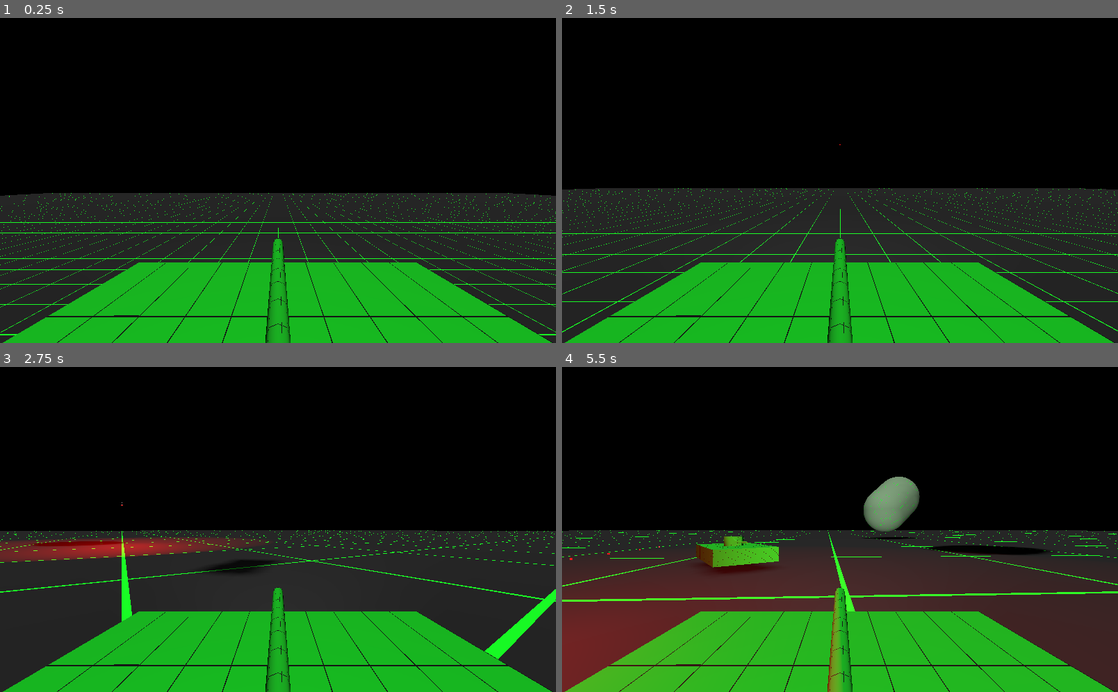
Above: before the commit, frames 1-4 (two rows, left to right).
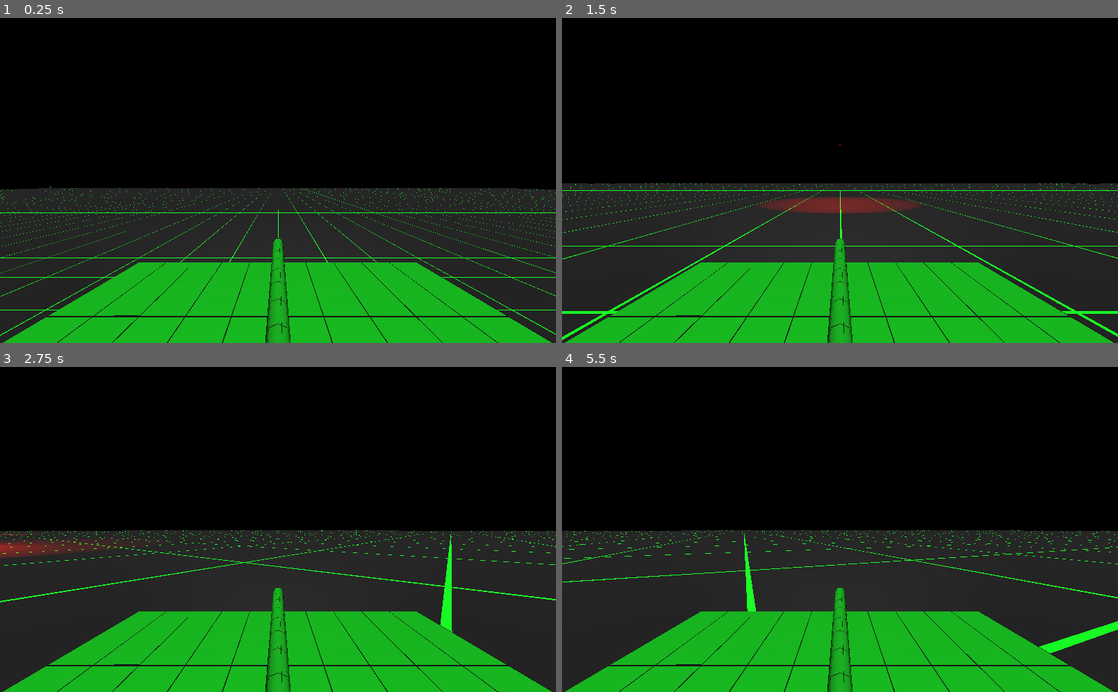
Above: after the commit, the same moments.

Repository: Kromey/spectre
Game: Godot game, scene res://Main.tscn
Two runs of this game, one before a commit and one after it. Both use one fixed random seed, a clock stepped at 60 frames per second and the inputs below.
Inputs:
- Up to frame 1 (0.25 s): no input
- Up to frame 2 (1.5 s): hold D (movement_right) 0.53-1.28 s; hold Space (action_shoot) 0.53-1.28 s; hold S (movement_backward) from 1.28 s (still down); tap Space (action_shoot) at 1.35 s
- Up to frame 3 (2.75 s): release S (movement_backward) at 2.03 s; hold D (movement_right) from 2.03 s (still down); hold Space (action_shoot) from 2.03 s (still down)
- Up to frame 4 (5.5 s): release D (movement_right) at 2.78 s; release Space (action_shoot) at 2.78 s; hold W (movement_forward) 2.78-3.53 s; tap Space (action_shoot) at 2.85, 4.35 s; hold Space (action_shoot) 3.53-4.28 s; hold A (movement_left) 3.53-5.03 s; hold S (movement_backward) from 5.03 s (still down); hold Space (action_shoot) from 5.03 s (still down)

The runs differ from the first frame. In frame 1, 4.0% of the frame differs, in the area x 0-100%, y 51-98%; in frame 2, 5.1%; in frame 3, 4.6%; in frame 4, 24%, in the area x 0-100%, y 33-100%.

Commit message:
Spawn tanks from script
Main scene now spawns player and 20 enemy tanks, the latter in random points in the corners of the board

Diff:
--- a/Main.gd
+++ b/Main.gd
@@ -1,14 +1,38 @@
 extends Spatial
 
-var PillBomb = load("res://PillBomb.tscn")
+#const PillBomb = preload("res://PillBomb.tscn")
+const PlayerTank = preload("res://tanks/PlayerTank.tscn")
+const AITank = preload("res://tanks/AITank.tscn")
 
 
 # Called when the node enters the scene tree for the first time.
 func _ready():
-	var _e = $PlayerTank.connect("dead", self, "player_death")
+	var player = PlayerTank.instance()
+	player.translate(Vector3.UP * 3.0)
+	player.add_to_group("player")
+	add_child(player)
+	var _e = player.connect("dead", self, "player_death")
 
-func respawn():
-	self.add_child(PillBomb.instance())
+	var rng = RandomNumberGenerator.new()
+	rng.randomize()
+
+	for _i in 20:
+		var x = rng.randf_range(75, 90)
+		var z = rng.randf_range(75, 90)
+
+		if rng.randi_range(0, 1) == 1:
+			x = -x
+		if rng.randi_range(0, 1) == 1:
+			z = -z
+
+		var tank = AITank.instance()
+		tank.translate(Vector3(x, 1, z))
+		tank.add_to_group("enemies")
+		add_child(tank)
+		_e = tank.connect("dead", self, "tank_death")
 
 func player_death():
 	print("Player died!")
+
+func tank_death():
+	print("Enemy tank died!")
--- a/Main.tscn
+++ b/Main.tscn
@@ -1,9 +1,7 @@
-[gd_scene load_steps=10 format=2]
+[gd_scene load_steps=8 format=2]
 
 [ext_resource path="res://grid.shader" type="Shader" id=1]
-[ext_resource path="res://tanks/AITank.tscn" type="PackedScene" id=2]
 [ext_resource path="res://Main.gd" type="Script" id=3]
-[ext_resource path="res://tanks/PlayerTank.tscn" type="PackedScene" id=4]
 
 [sub_resource type="PhysicsMaterial" id=1]
 bounce = 1.0
@@ -46,19 +44,5 @@
 transform = Transform( 1, 0, 0, 0, -4.37114e-08, 1, 0, -1, -4.37114e-08, 0, 10, 0 )
 shadow_enabled = true
 
-[node name="RespawnTimer" type="Timer" parent="."]
-wait_time = 2.5
-autostart = true
-
-[node name="AITank" parent="." instance=ExtResource( 2 )]
-transform = Transform( -0.664252, 0, 0.747508, 0, 1, 0, -0.747508, 0, -0.664252, 1.13256, 10.6767, 1.86926 )
-
-[node name="PlayerTank" parent="." groups=[
-"player",
-] instance=ExtResource( 4 )]
-transform = Transform( 1, 0, 0, 0, 1, 0, 0, 0, 1, 0, 5.28594, 4.25671 )
-
 [node name="Camera" type="Camera" parent="."]
 transform = Transform( 1, 0, 0, 0, 0.707107, 0.707107, 0, -0.707107, 0.707107, 0, 8, 12 )
-
-[connection signal="timeout" from="RespawnTimer" to="." method="respawn"]
--- a/tanks/PlayerTank.gd
+++ b/tanks/PlayerTank.gd
@@ -1,8 +1,10 @@
 extends "res://tanks/BaseTank.gd"
+
+onready var PlayerCamera = find_node("Camera")
 
 # Called when the node enters the scene tree for the first time.
 func _ready():
-	pass
+	PlayerCamera.make_current()
 
 func _physics_process(delta):
 	# -----
